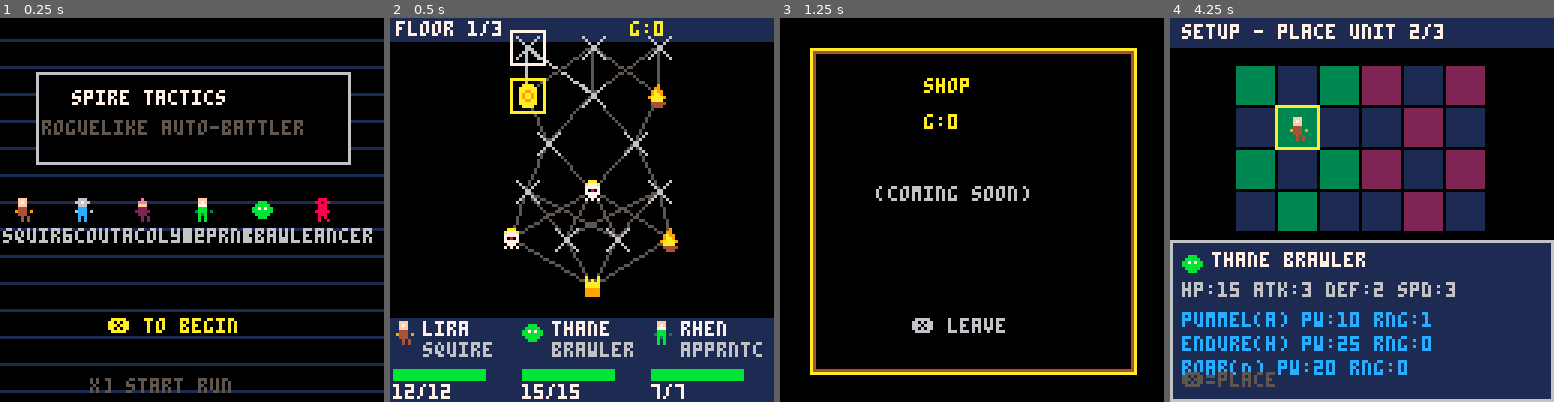
Above: before the commit, frames 1-4 (left to right).
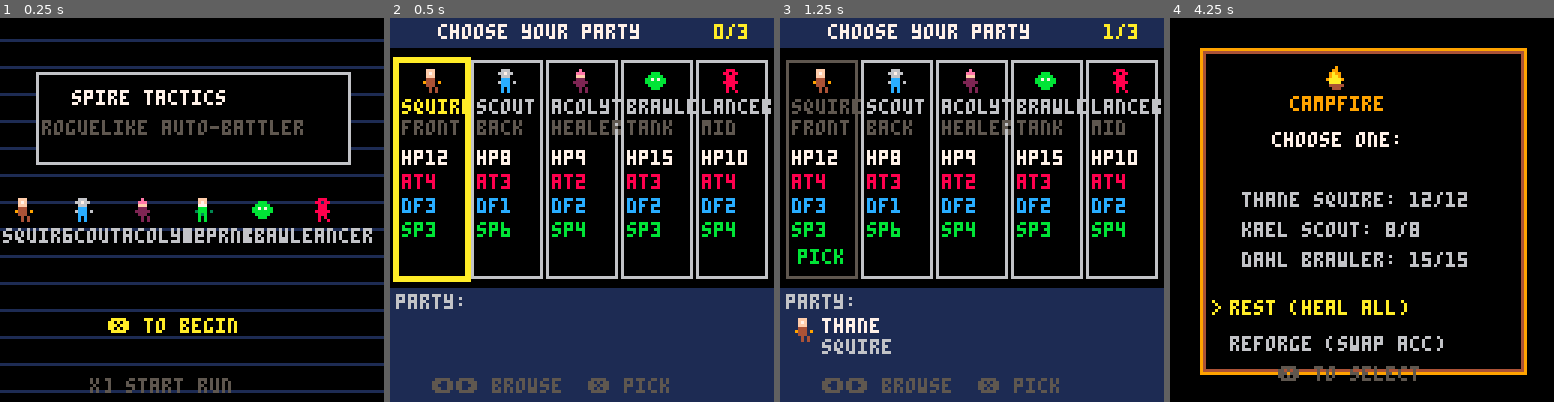
Above: after the commit, the same moments.

Repository: maxnumbers/FantacticsSpire
Game: PICO-8 cartridge spire_tactics.p8
Same seed, same stepped clock (60 frames per second), same inputs: the game is played once before the commit and once after it.
Inputs:
- Up to frame 1 (0.25 s): no input
- Up to frame 2 (0.5 s): tap X (X key) at 0.33 s
- Up to frame 3 (1.25 s): tap X (X key) at 1.07 s
- Up to frame 4 (4.25 s): hold Right 1.6-2.1 s; tap X (X key) at 1.85, 2.97, 4.08 s; hold Up 2.15-2.42 s; hold Right 2.47-3.03 s; hold Left 3.08-3.58 s; hold Down 3.63-3.97 s; hold Right from 4.02 s (still down)

Frame 1 is identical in both runs. In frame 2, 35% of the frame differs, in the area x 0-100%, y 0-100%; in frame 3, 55%; in frame 4, 78%.

Commit message:
Implement W4.1: Draft screen for class selection
Draft system:
- init_draft() offers 5 of 6 base classes (one randomly excluded)
- updraft() handles left/right navigation and pick confirmation
- ddraft() renders 5 class cards with sprite, name, role, HP/ATK/DEF/SPD
- Cards show picked status, cursor highlights selected card
- Party preview at bottom shows picked units with name and class
- After 3 picks: creates units via mku(), calls genmap(), transitions to map

Game flow updated:
- Title screen now transitions to draft (not directly to map)
- _init() no longer auto-picks classes
- Game over/win still reset via _init() → title → draft cycle

Integrity tests (5 draft tests, 84 total):
- init_draft exists, offers 5 of 6, picks 3, creates units, transitions to map

https://claude.ai/code/session_01Dcru2HaXMCV5TUSgAJhPR2

Diff:
--- a/spire_tactics.p8
+++ b/spire_tactics.p8
@@ -48,15 +48,34 @@
  rls={}
  fl=1
  mxfl=3
- -- draft: pick 3 base classes
- -- (full draft screen is W4.1, for now random)
+end
+
+function init_draft()
+ gs="draft"
+ py={}
+ -- offer 5 of 6 base classes
  local pool={1,2,3,4,5,6}
- for i=1,3 do
-  local idx=1+flr(rnd(#pool))
-  add(py,mku(pool[idx]))
-  deli(pool,idx)
- end
- genmap()
+ deli(pool,1+flr(rnd(6)))
+ dpool=pool
+ dpick={}
+ sel=1
+end
+
+function updraft()
+ if btnp(0) then sel=max(1,sel-1) sfx(2) end
+ if btnp(1) then sel=min(#dpool,sel+1) sfx(2) end
+ if btnp(5) and sel<=#dpool then
+  local ji=dpool[sel]
+  if not _has(dpick,ji) then
+   add(dpick,ji)
+   add(py,mku(ji))
+   sfx(1)
+   if #dpick>=3 then
+    genmap()
+    gs="map"
+   end
+  end
+ end
 end
 
 -- v2 unit: named, with tier + kept skill
@@ -724,10 +743,11 @@
 
  if gs=="title" then
   if btnp(5) then
-   _init()
-   gs="map"
+   init_draft()
    sfx(2)
   end
+ elseif gs=="draft" then
+  updraft()
  elseif gs=="map" then
   upmap()
  elseif gs=="setup" then
@@ -848,6 +868,7 @@
 function _draw()
  cls(0)
  if gs=="title" then dtitle()
+ elseif gs=="draft" then ddraft()
  elseif gs=="map" then dmap()
  elseif gs=="setup" then dsetup()
  elseif gs=="combat" then dcombat()
@@ -905,6 +926,70 @@
   print("\x97 to begin",36,100,10)
  end
  print("x] start run",30,120,5)
+end
+
+function ddraft()
+ cls(0)
+ rectfill(0,0,127,9,1)
+ print("choose your party",16,2,7)
+ print(#dpick.."/3",108,2,10)
+
+ -- role hints
+ local roles={"front","back",
+  "healer","mage","tank","mid"}
+
+ for i=1,#dpool do
+  local ji=dpool[i]
+  local j=_j[ji]
+  local x=2+(i-1)*25
+  local y=14
+  local pkd=_has(dpick,ji)
+  local c=pkd and 5
+   or (i==sel and 10 or 6)
+
+  -- card bg
+  rectfill(x,y,x+23,y+72,0)
+  rect(x,y,x+23,y+72,c)
+
+  -- sprite
+  spr(ji,x+8,y+3)
+  -- name
+  print(jn[ji],x+2,y+13,c)
+  -- role
+  print(roles[ji],x+2,y+20,5)
+  -- stats
+  print("hp"..n(j[2]),x+2,y+30,7)
+  print("at"..n(j[3]),x+2,y+38,8)
+  print("df"..n(j[4]),x+2,y+46,12)
+  print("sp"..n(j[5]),x+2,y+54,11)
+
+  -- picked marker
+  if pkd then
+   rectfill(x+6,y+62,x+17,y+69,0)
+   print("pick",x+4,y+63,11)
+  end
+
+  -- cursor
+  if i==sel and not pkd then
+   if t%30<20 then
+    rect(x-1,y-1,x+24,y+73,10)
+   end
+  end
+ end
+
+ -- picked party preview
+ rectfill(0,90,127,127,1)
+ print("party:",2,92,6)
+ for i,u in pairs(py) do
+  local bx=4+(i-1)*42
+  spr(u.ji,bx,100)
+  print(u.nm,bx+10,100,7)
+  print(jn[u.ji],bx+10,107,6)
+ end
+
+ if #dpick<3 then
+  print("\x8b\x91 browse  \x97 pick",14,120,5)
+ end
 end
 
 function dmap()
Not shown, changed: tests/test_integrity.py
